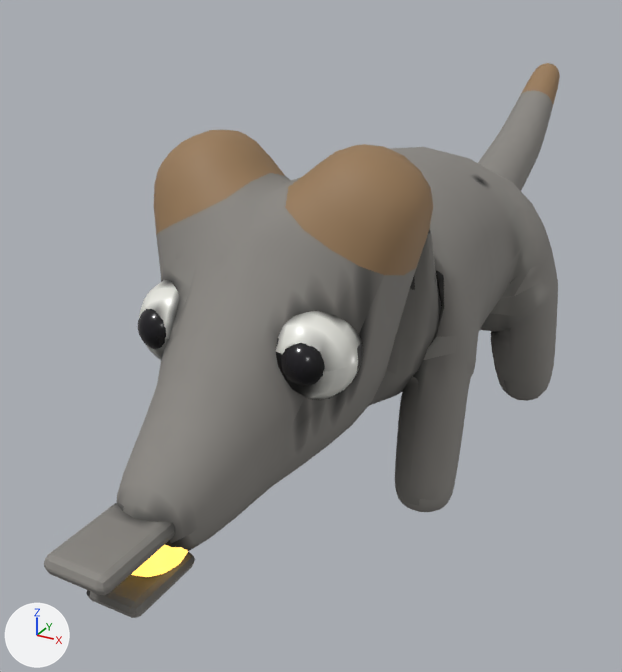
Before and after pictures for a commit that changed the glTF model public/models/yamabikogitsune.glb.
Rendered twice from a 50 mm camera at (0.332, -0.738, 0.498) aimed at (-0.076, 0.005, 0.126). Arrows for +X, +Y and +Z are at lower left; the lights stay in place. The picture after the commit comes second.

In view in the first picture: 'yamabikogitsune'.
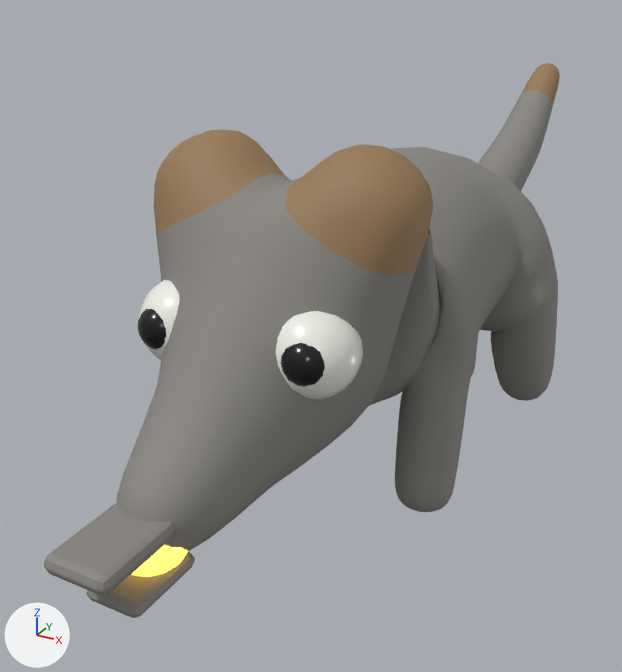
Pixel boxes [x1, y1, x2, y2] of what changed, in the pictures (622 x 672 px):
'yamabikogitsune', surface changed
    both: [84, 173, 522, 616]

The change, as a diff of the scene's bpy script:
```diff
--- a/public/models/yamabikogitsune.glb.py
+++ b/public/models/yamabikogitsune.glb.py
@@ mat_yamabikogitsune_rock @@
 mat_yamabikogitsune_rock = principled_material('yamabikogitsune_rock')
-mat_yamabikogitsune_rock.texture = img_yamabikogitsune_rock_tex
+mat_yamabikogitsune_rock.base_color = (0.253, 0.243, 0.223)  # grey #8a8782
 mat_yamabikogitsune_rock.roughness = 0.75
@@ mat_yamabikogitsune_earth @@
 mat_yamabikogitsune_earth = principled_material('yamabikogitsune_earth')
-mat_yamabikogitsune_earth.texture = img_yamabikogitsune_earth_tex
+mat_yamabikogitsune_earth.base_color = (0.319, 0.196, 0.0946)  # brown #997a57
 mat_yamabikogitsune_earth.roughness = 0.65
@@ mat_yamabikogitsune_eye_1_0_wm @@
 mat_yamabikogitsune_eye_1_0_wm = principled_material('yamabikogitsune_eye-1.0_wm')
-mat_yamabikogitsune_eye_1_0_wm.texture = img_yamabikogitsune_eye_1
+mat_yamabikogitsune_eye_1_0_wm.base_color = (0.89, 0.89, 0.828)  # white #f2f2eb
 mat_yamabikogitsune_eye_1_0_wm.roughness = 0.28
@@ mat_yamabikogitsune_eye1_0_wm @@
 mat_yamabikogitsune_eye1_0_wm = principled_material('yamabikogitsune_eye1.0_wm')
-mat_yamabikogitsune_eye1_0_wm.texture = img_yamabikogitsune_eye1
+mat_yamabikogitsune_eye1_0_wm.base_color = (0.89, 0.89, 0.828)  # white #f2f2eb
 mat_yamabikogitsune_eye1_0_wm.roughness = 0.28
```
